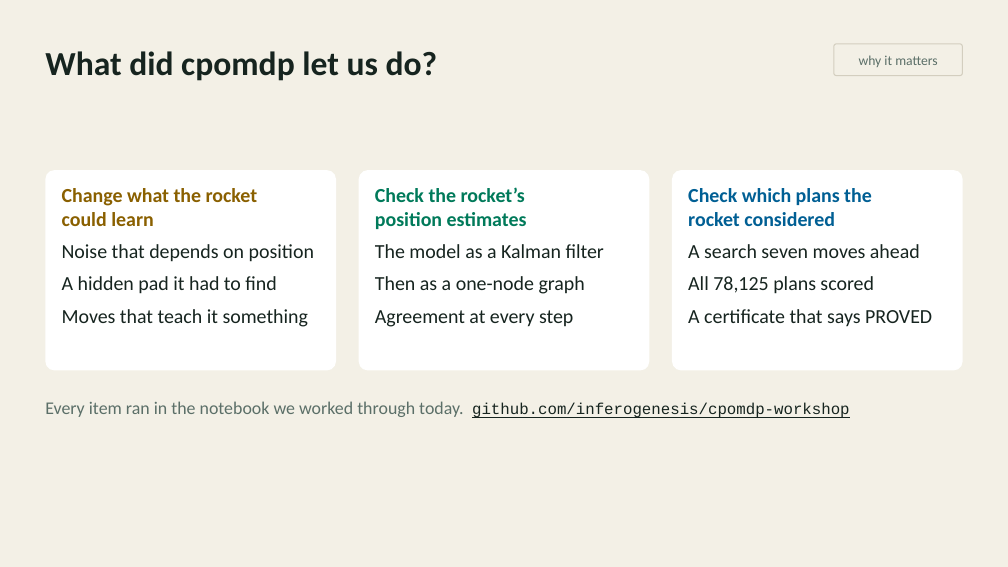
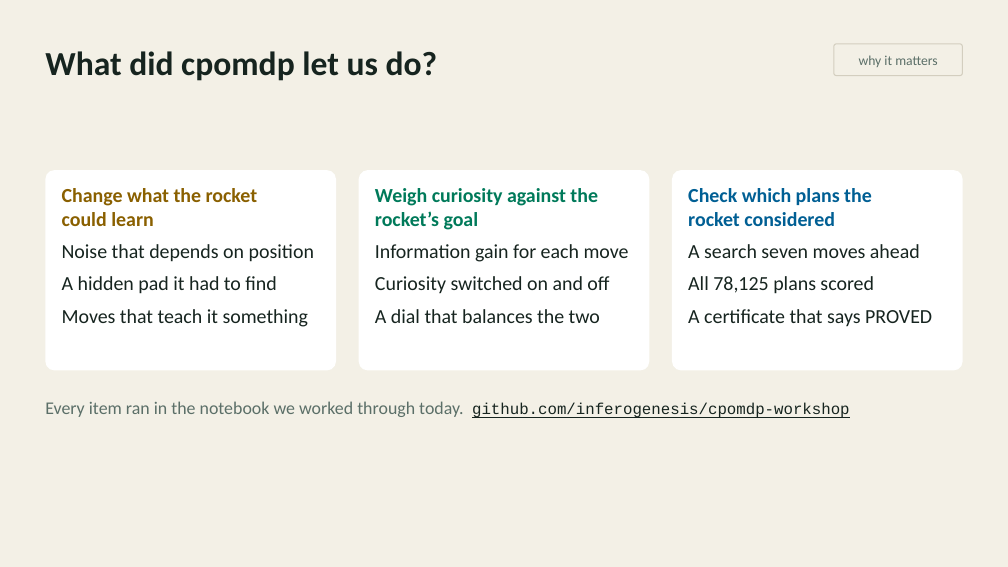
Before and after one commit to inferogenesis/cpomdp-workshop, a slide deck: slide 19 of deck/cpomdp_symposium_2026.pptx (slide 21 before the commit). Drawn at 1008x567 pixels with LibreOffice and Linux fonts; fonts in the diff are those of the drawing. Boxes give left, top, right and bottom in pixels: in the first picture for what was removed or moved away, otherwise in the second. Text is boxed around its words. In the diff, an @@ line names an element or a change of style, - is before the commit and + after.

```diff
--- a/deck/cpomdp_symposium_2026.pptx
+++ b/deck/cpomdp_symposium_2026.pptx
@@ text in rounded rectangle at <box>375,188,629,323</box>: text changed @@
-Check the rocket’s position estimates
-The model as a Kalman filter
-Then as a one-node graph
-Agreement at every step
+Weigh curiosity against the rocket’s goal
+Information gain for each move
+Curiosity switched on and off
+A dial that balances the two
```
Also in this commit, not shown: 2 other slides changed, 2 slides removed, 2 other files.
